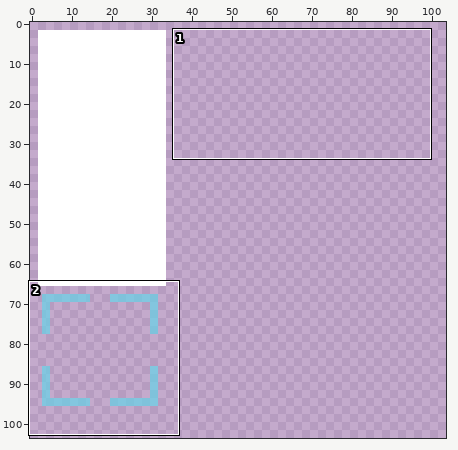
Sprite sheet: lib/assets/img/assets.png. Above: a wide view before the commit, with the close-up outlined.
Close-up. Old version:
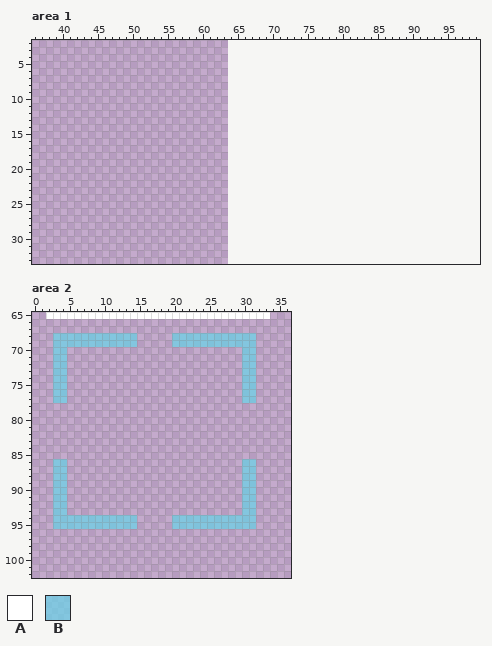
The file is 64x128 pixels. Shown: area 1: x 36..99, y 2..33; area 2: x 0..36, y 65..102. The old version is drawn lined up with the new one, on the new canvas. The wide view leaves out empty margins.
Palette (. is transparent): A #ffffff  B #67d2e7b3
Pixels before, area 2, first column x 2:
65 AAAAAAAAAAAAAAAAAAAAAAAAAAAAAAAA
66 ................................
67 ................................
68 .BBBBBBBBBBBB.....BBBBBBBBBBBB..
69 .BBBBBBBBBBBB.....BBBBBBBBBBBB..
70 .BB.........................BB..
71 .BB.........................BB..
72 .BB.........................BB..
73 .BB.........................BB..
74 .BB.........................BB..
75 .BB.........................BB..
76 .BB.........................BB..
77 .BB.........................BB..
78 ................................
79 ................................
80 ................................
81 ................................
82 ................................
83 ................................
84 ................................
85 ................................
86 .BB.........................BB..
87 .BB.........................BB..
88 .BB.........................BB..
89 .BB.........................BB..
90 .BB.........................BB..
91 .BB.........................BB..
92 .BB.........................BB..
93 .BB.........................BB..
94 .BBBBBBBBBBBB.....BBBBBBBBBBBB..
95 .BBBBBBBBBBBB.....BBBBBBBBBBBB..
Now the later version:
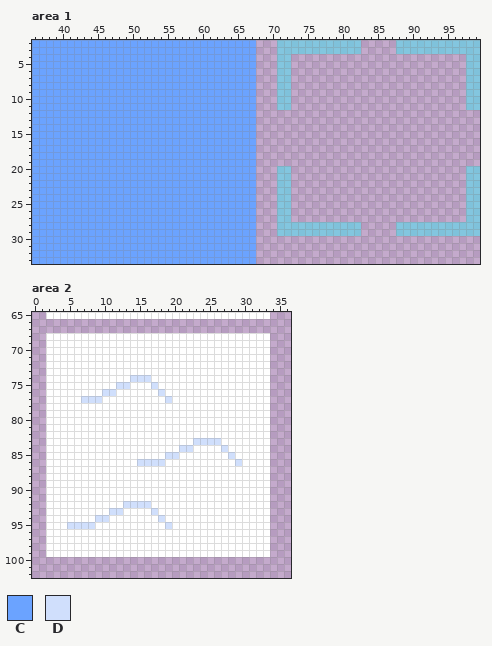
Colours new in this view: C #6ba3ff  D #d0dffc
Edits made:
canvas 64x128 -> 128x128
Area 1:
The edit adds colour B in rows 2 to 3 at x 71 to 82 and 88 to 99; in rows 4 to 11 at x 71 to 72 and 98 to 99; in rows 20 to 27 at x 71 to 72 and 98 to 99; in rows 28 to 29 at x 71 to 82 and 88 to 99.
The edit adds colour C in rows 2 to 33 at x 36 to 67.
Area 2:
The edit adds colour A in rows 68 to 69 at x 2, 15 to 19 and 32 to 33; in rows 70 to 73 at x 2, 5 to 29 and 32 to 33; in row 74 at x 2, 5 to 13, 17 to 29 and 32 to 33; in row 75 at x 2, 5 to 11, 14 to 16, 18 to 29 and 32 to 33; in row 76 at x 2, 5 to 9, 12 to 17, 19 to 29 and 32 to 33; in row 77 at x 2, 5 to 6, 10 to 18, 20 to 29 and 32 to 33.
The edit adds colour A in rows 78 to 82 at x 2 to 33; in row 83 at x 2 to 22 and 27 to 33; in row 84 at x 2 to 20, 23 to 26 and 28 to 33; in row 85 at x 2 to 18, 21 to 27 and 29 to 33; in row 86 at x 2, 5 to 14, 19 to 28 and 32 to 33; in rows 87 to 91 at x 2, 5 to 29 and 32 to 33.
The edit adds colour A in row 92 at x 2, 5 to 12, 17 to 29 and 32 to 33; in row 93 at x 2, 5 to 10, 13 to 16, 18 to 29 and 32 to 33; in row 94 at x 2, 15 to 17, 19 and 32 to 33; in row 95 at x 2, 15 to 18 and 32 to 33; in rows 96 to 99 at x 2 to 33.
Colour B gives way to colour A in rows 68 to 69 at x 3 to 14 and 20 to 31; in rows 70 to 77 at x 3 to 4 and 30 to 31; in rows 86 to 93 at x 3 to 4 and 30 to 31; in row 94 at x 3 to 8, 11 to 14 and 20 to 31; in row 95 at x 3 to 4, 9 to 14 and 20 to 31.
The edit adds colour D in row 74 at x 14 to 16; in row 75 at x 12 to 13 and 17; in row 76 at x 10 to 11 and 18; in row 77 at x 7 to 9 and 19; in row 83 at x 23 to 26; in row 84 at x 21 to 22 and 27.
The edit adds colour D in row 85 at x 19 to 20 and 28; in row 86 at x 15 to 18 and 29; in row 92 at x 13 to 16; in row 93 at x 11 to 12 and 17; in row 94 at x 18; in row 95 at x 19.
Colour B gives way to colour D in row 94 at x 9 to 10; in row 95 at x 5 to 8.
